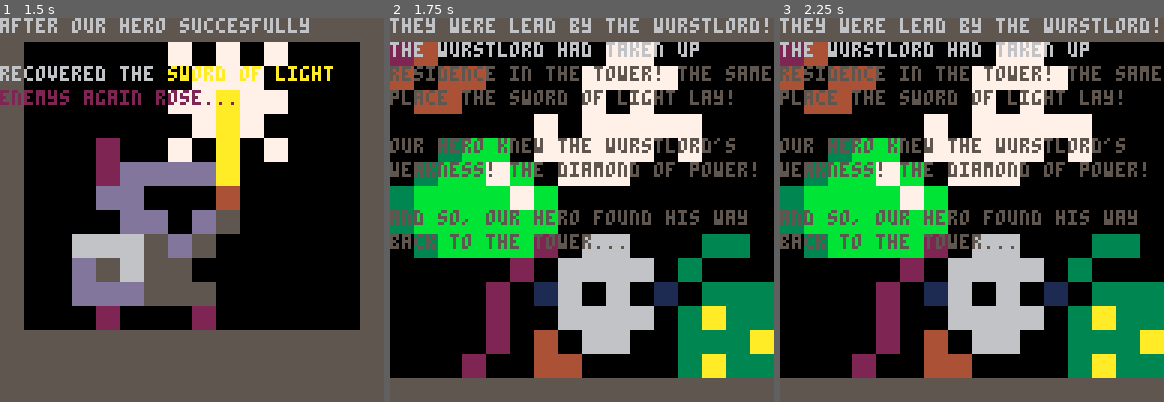
Above: before the commit, frames 1-3 (left to right).
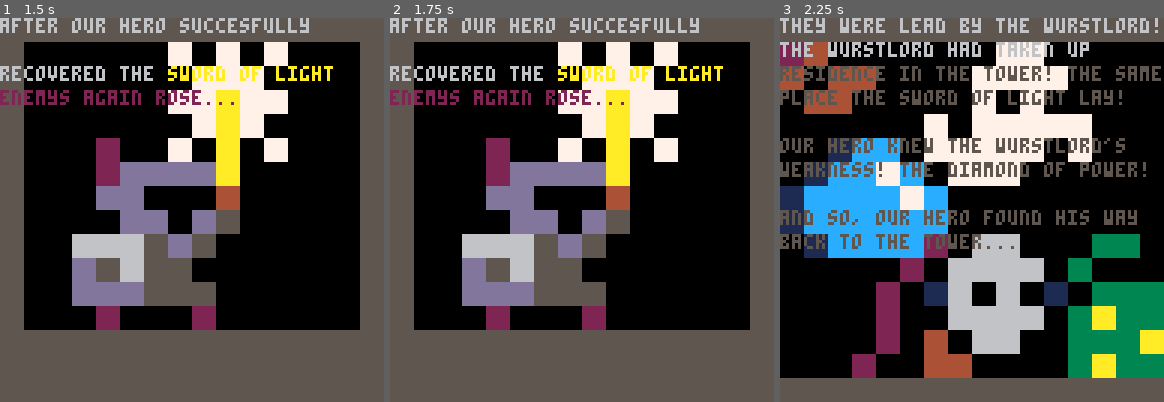
Above: after the commit, the same moments.

Repository: jeapostrophe/mccgames
Game: PICO-8 cartridge PICO-8/knightcrawler2 intro.p8
Same seed, same stepped clock (60 frames per second), same inputs: the game is played once before the commit and once after it.
Inputs:
- Up to frame 1 (1.5 s): no input
- Up to frame 2 (1.75 s): no input
- Up to frame 3 (2.25 s): no input

Frame 1 is identical in both runs. In frame 2, 60% of the frame differs, in the area x 0-100%, y 0-94%; in frame 3, 7.9%.

Commit message:
Update knightcrawler2 intro.p8

Diff:
--- a/PICO-8/knightcrawler2 intro.p8
+++ b/PICO-8/knightcrawler2 intro.p8
@@ -2,7 +2,7 @@
 version 18
 __lua__
 function _init()
- t=50
+ t=55
  scene=0
 end
 
@@ -36,14 +36,14 @@
  end
 end
 __gfx__
-0000000000000000000000005555555522222222dddddddd66666666aaaaaaaa7777777744444444bbbbbbbb3333333311111111999999990000000000000000
-0000000000000000000000005555555522222222dddddddd66666666aaaaaaaa7777777744444444bbbbbbbb3333333311111111999999990000000000000000
-0070070000000000000000005555555522222222dddddddd66666666aaaaaaaa7777777744444444bbbbbbbb3333333311111111999999990000000000000000
-0007700000000000000000005555555522222222dddddddd66666666aaaaaaaa7777777744444444bbbbbbbb3333333311111111999999990000000000000000
-0007700000007070700000005555555522222222dddddddd66666666aaaaaaaa7777777744444444bbbbbbbb3333333311111111999999990000000000000000
-0070070000000777000000005555555522222222dddddddd66666666aaaaaaaa7777777744444444bbbbbbbb3333333311111111999999990000000000000000
-00000000000077a7700000005555555522222222dddddddd66666666aaaaaaaa7777777744444444bbbbbbbb3333333311111111999999990000000000000000
-00000000000007a7000000005555555522222222dddddddd66666666aaaaaaaa7777777744444444bbbbbbbb3333333311111111999999990000000000000000
+0000000000000000000000005555555522222222dddddddd66666666aaaaaaaa7777777744444444bbbbbbbb333333331111111199999999cccccccc00000000
+0000000000000000000000005555555522222222dddddddd66666666aaaaaaaa7777777744444444bbbbbbbb333333331111111199999999cccccccc00000000
+0070070000000000000000005555555522222222dddddddd66666666aaaaaaaa7777777744444444bbbbbbbb333333331111111199999999cccccccc00000000
+0007700000000000000000005555555522222222dddddddd66666666aaaaaaaa7777777744444444bbbbbbbb333333331111111199999999cccccccc00000000
+0007700000007070700000005555555522222222dddddddd66666666aaaaaaaa7777777744444444bbbbbbbb333333331111111199999999cccccccc00000000
+0070070000000777000000005555555522222222dddddddd66666666aaaaaaaa7777777744444444bbbbbbbb333333331111111199999999cccccccc00000000
+00000000000077a7700000005555555522222222dddddddd66666666aaaaaaaa7777777744444444bbbbbbbb333333331111111199999999cccccccc00000000
+00000000000007a7000000005555555522222222dddddddd66666666aaaaaaaa7777777744444444bbbbbbbb333333331111111199999999cccccccc00000000
 00000000020070a07000000000400000000000000200002000000000000000000000000000000000000000000000000000000000000000000000000000000000
 0000000002dddda000000002000000007700000002dddd2000000000000000000000000000000000000000000000000000000000000000000000000000000000
 000000000dd0004000000004240000077770000007ddddd000000000000000000000000000000000000000000000000000000000000000000000000000000000
@@ -66,11 +66,11 @@
 0300000000000000080808000000000309000909000000000808080800000000030300000305030503050305030500000300000000000000000000000000000000000000000000000000000000000000000000000000000000000000000000000000000000000000000000000000000000000000000000000000000000000000
 0300000000000008080708080000000300090900000000000800080000000000030300000503050305030503050300000300000000000000000000000000000000000000000000000000000000000000000000000000000000000000000000000000000000000000000000000000000000000000000000000000000000000000
 0300000000000000080708000000000300000000000008000808080808000000030300000505050505050505050500000300000000000000000000000000000000000000000000000000000000000000000000000000000000000000000000000000000000000000000000000000000000000000000000000000000000000000
-0300000004000008000700080000000300000b0a0a0008080808080008000000030300000505050505050505050500000300000000000000000000000000000000000000000000000000000000000000000000000000000000000000000000000000000000000000000000000000000000000000000000000000000000000000
-03000000040505050507000000000003000b0a0a080a00080808000000000000030300000500050005050005000500000300000000000000000000000000000000000000000000000000000000000000000000000000000000000000000000000000000000000000000000000000000000000000000000000000000000000000
-030000000505000000090000000000030b0a0a0a0a080a000000000000000000030300000505050505050505050500000300000000000000000000000000000000000000000000000000000000000000000000000000000000000000000000000000000000000000000000000000000000000000000000000000000000000000
-030000000005050005030000000000030b0a0a0a0a0a0a000000000000000000030300000506050605060506050600000300000000000000000000000000000000000000000000000000000000000000000000000000000000000000000000000000000000000000000000000000000000000000000000000000000000000000
-03000006060603050300000000000003000b0a0a0a0a040006060000000b0b00030300000605060506050605060500000300000000000000000000000000000000000000000000000000000000000000000000000000000000000000000000000000000000000000000000000000000000000000000000000000000000000000
+0300000004000008000700080000000300000c0e0e0008080808080008000000030300000505050505050505050500000300000000000000000000000000000000000000000000000000000000000000000000000000000000000000000000000000000000000000000000000000000000000000000000000000000000000000
+03000000040505050507000000000003000c0e0e080e00080808000000000000030300000500050005050005000500000300000000000000000000000000000000000000000000000000000000000000000000000000000000000000000000000000000000000000000000000000000000000000000000000000000000000000
+030000000505000000090000000000030c0e0e0e0e080e000000000000000000030300000505050505050505050500000300000000000000000000000000000000000000000000000000000000000000000000000000000000000000000000000000000000000000000000000000000000000000000000000000000000000000
+030000000005050005030000000000030c0e0e0e0e0e0e000000000000000000030300000506050605060506050600000300000000000000000000000000000000000000000000000000000000000000000000000000000000000000000000000000000000000000000000000000000000000000000000000000000000000000
+03000006060603050300000000000003000c0e0e0e0e040006060000000b0b00030300000605060506050605060500000300000000000000000000000000000000000000000000000000000000000000000000000000000000000000000000000000000000000000000000000000000000000000000000000000000000000000
 030000050306030300000000000000030000000000040006060606000b000000030300000606060606060606060600000300000000000000000000000000000000000000000000000000000000000000000000000000000000000000000000000000000000000000000000000000000000000000000000000000000000000000
 030000050505030303000000000000030000000004000c060006000c000b0b0b030300000606060606060606060600000300000000000000000000000000000000000000000000000000000000000000000000000000000000000000000000000000000000000000000000000000000000000000000000000000000000000000
 030000000400000004000000000000030000000004000006060606000b070b0b030300000607060600060607060600000300000000000000000000000000000000000000000000000000000000000000000000000000000000000000000000000000000000000000000000000000000000000000000000000000000000000000
